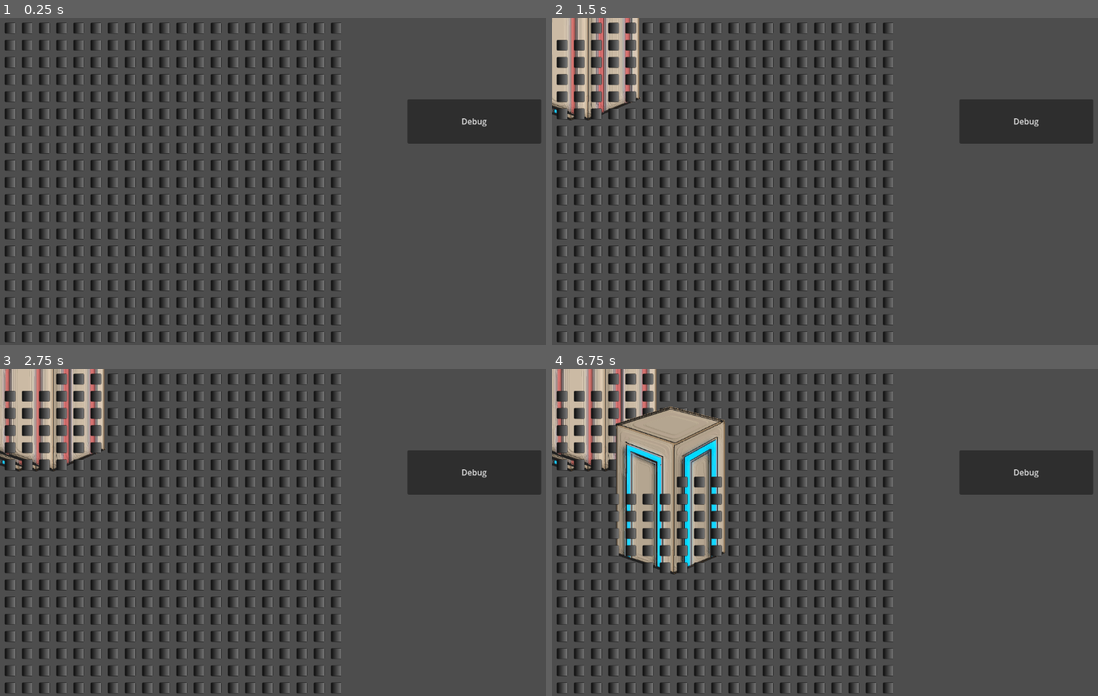
Above: before the commit, frames 1-4 (two rows, left to right).
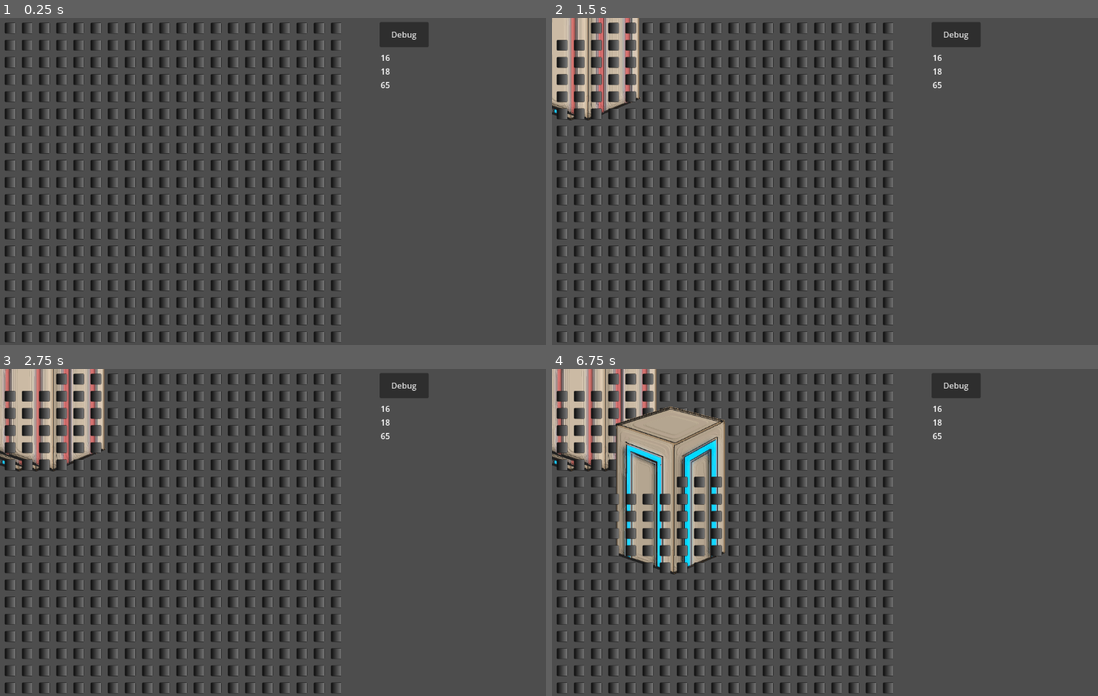
Above: after the commit, the same moments.

Repository: BeadsInCheese/CellularBubbleState
Game: Godot game, scene res://MainGame.tscn
Same seed, same stepped clock (60 frames per second), same inputs: the game is played once before the commit and once after it.
Inputs (mouse positions are in pixels of both pictures, inside the frame that each line leads up to):
- Up to frame 1 (0.25 s): no input
- Up to frame 2 (1.5 s): click (562, 27) at 0.52 s; click (579, 27) at 1.27 s
- Up to frame 3 (2.75 s): click (43, 378) at 2.02 s
- Up to frame 4 (6.75 s): tap Enter at 2.75, 4.25, 5.75 s; move the mouse to (972, 516) at 2.77 s; click (972, 516) at 2.92 s; tap Space at 3.5, 5, 6.5 s; move the mouse to (726, 548) at 3.52 s; click (726, 548) at 3.67 s; move the mouse to (901, 460) at 4.27 s; click (901, 460) at 4.42 s; move the mouse to (814, 597) at 5.02 s; click (814, 597) at 5.17 s; move the mouse to (1016, 581) at 5.77 s; click (1016, 581) at 5.92 s; move the mouse to (666, 483) at 6.52 s; click (666, 483) at 6.67 s

The runs differ from the first frame. In frame 1, 4.0% of the frame differs, in the area x 69-100%, y 1-39%; in frame 2, 4.0%; in frame 3, 4.0%; in frame 4, 4.0%.

Commit message:
sidebar added

Diff:
--- /dev/null
+++ b/gamejam2025/GUI.gd
@@ -0,0 +1,22 @@
+extends Node
+
+
+func updateSidebar(turn,score1,score2):
+	$Score_player1.text = str(score1)
+	$Score_player2.text = str(score2)
+
+	if(turn == 1):
+		$TurnValue.set_text("Player 1 turn")
+	elif(turn == 3):
+		$TurnValue.set_text("Player 2 turn")
+	else:
+		$TurnValue.set_text("Automata turn")
+
+# Called when the node enters the scene tree for the first time.
+func _ready() -> void:
+	pass # Replace with function body.
+
+
+# Called every frame. 'delta' is the elapsed time since the previous frame.
+func _process(delta: float) -> void:
+	pass
--- a/gamejam2025/Grid.gd
+++ b/gamejam2025/Grid.gd
@@ -3,6 +3,8 @@
 class_name Board
 @export
 var bubble = preload("Bubble.tscn")
+@export
+var gui = preload("res://sidebar.tscn").instantiate()
 @export
 var xsize : int = 20
 @export
@@ -12,11 +14,12 @@
 enum Players{PLAYER1=1,PLAYER2=3,AUTOMATA=0}
 var turnOrder=[Players.PLAYER1,Players.PLAYER2,Players.AUTOMATA,Players.PLAYER2,Players.PLAYER1,Players.AUTOMATA]
 var currentTurn=0
-
-
+var player1Score = 0
+var player2Score = 0
 
 func changeTurn()->void:
 	currentTurn=(currentTurn+1)%6
+	gui.updateSidebar(turnOrder[currentTurn],player1Score,player2Score)
 	if(turnOrder[currentTurn]==Players.AUTOMATA):
 		automata_step()
 		changeTurn()
@@ -51,4 +54,6 @@
 
 
 func _on_button_button_down() -> void:
+	player1Score = player1Score+1
+	changeTurn()
 	automata_step()
--- a/gamejam2025/MainGame.tscn
+++ b/gamejam2025/MainGame.tscn
@@ -1,7 +1,8 @@
-[gd_scene load_steps=3 format=3 uid="uid://1bsyxxel7wtb"]
+[gd_scene load_steps=4 format=3 uid="uid://1bsyxxel7wtb"]
 
 [ext_resource type="Script" path="res://Grid.gd" id="1_aixle"]
 [ext_resource type="Script" path="res://PlayerController.gd" id="2_eflv5"]
+[ext_resource type="PackedScene" uid="uid://b4rgdo55qhhue" path="res://sidebar.tscn" id="3_xlshu"]
 
 [node name="root" type="Node2D"]
 
@@ -14,10 +15,16 @@
 script = ExtResource("2_eflv5")
 
 [node name="Button" type="Button" parent="."]
-offset_left = 807.0
-offset_top = 161.0
-offset_right = 1072.0
-offset_bottom = 249.0
+offset_left = 752.0
+offset_top = 8.0
+offset_right = 849.0
+offset_bottom = 58.0
 text = "Debug"
 
+[node name="Sidebar" parent="." instance=ExtResource("3_xlshu")]
+offset_left = 754.0
+offset_top = 67.0
+offset_right = 1044.0
+offset_bottom = 464.0
+
 [connection signal="button_down" from="Button" to="Board" method="_on_button_button_down"]
--- /dev/null
+++ b/gamejam2025/sidebar.tscn
@@ -0,0 +1,21 @@
+[gd_scene load_steps=2 format=3 uid="uid://b4rgdo55qhhue"]
+
+[ext_resource type="Script" path="res://GUI.gd" id="1_50b85"]
+
+[node name="Sidebar" type="VBoxContainer"]
+offset_right = 40.0
+offset_bottom = 77.0
+size_flags_stretch_ratio = 1.86
+script = ExtResource("1_50b85")
+
+[node name="Score_player1" type="Label" parent="."]
+layout_mode = 2
+text = "16"
+
+[node name="Score_player2" type="Label" parent="."]
+layout_mode = 2
+text = "18"
+
+[node name="TurnValue" type="Label" parent="."]
+layout_mode = 2
+text = "65"
